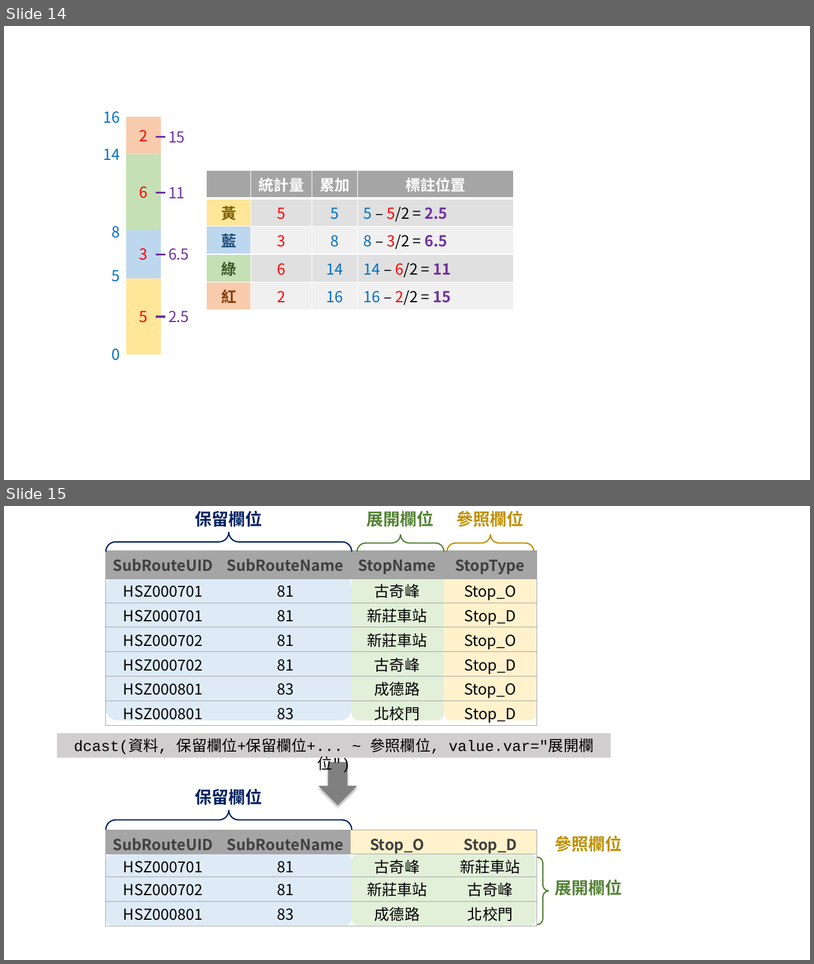
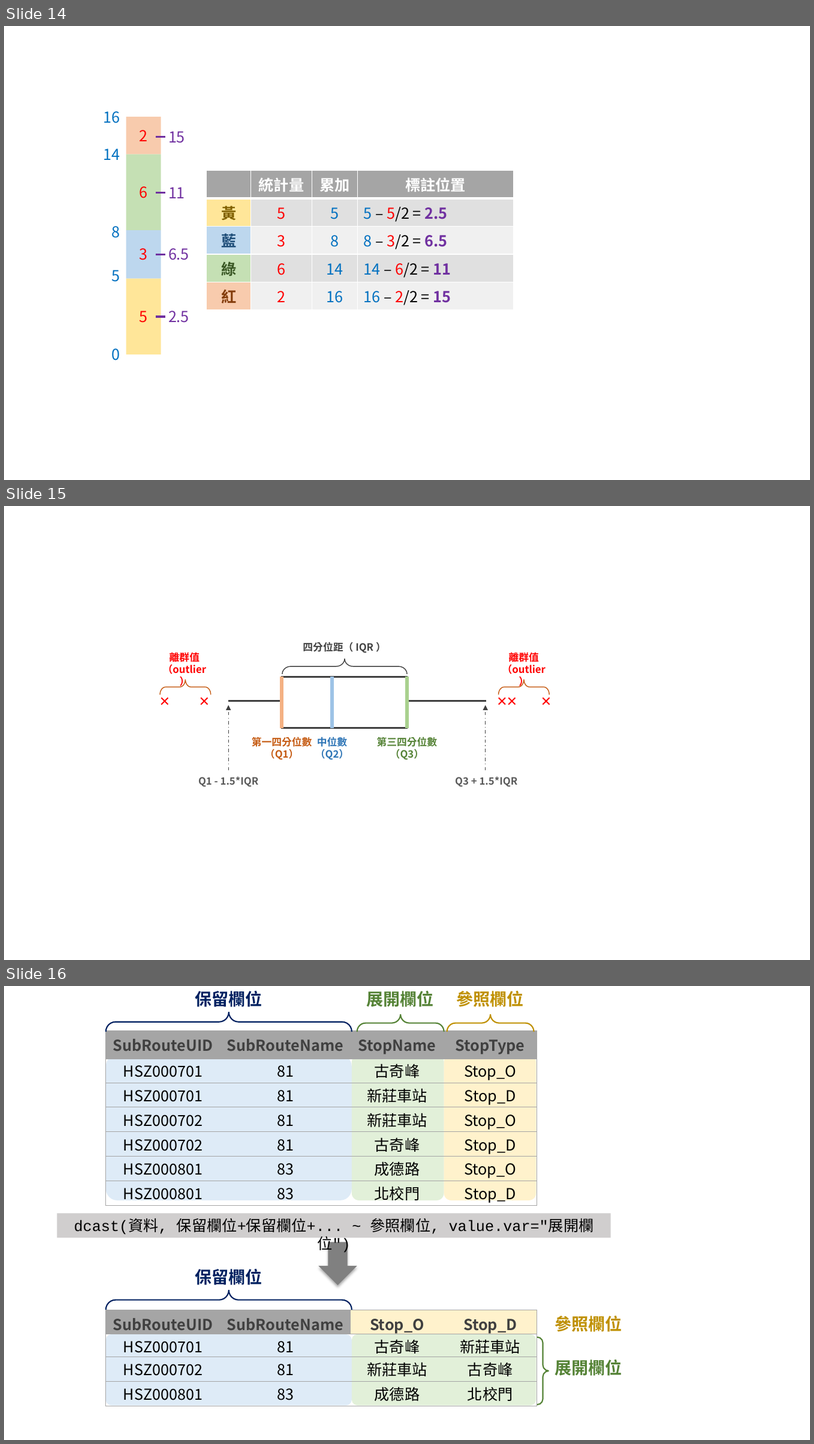
Before and after one commit to ChiaJung-Yeh/Transport-Analysis, a slide deck: figure/figure.pptx. Shown one above the other, each under a label of ours: slides 14 and 15 before the commit, slides 14, 15 and 16 after it. The pictures are 814x964 and 814x1444 pixels, drawn with LibreOffice and Linux fonts; fonts in the diff are those of the drawing. Boxes give left, top, right and bottom in pixels: in the first picture for what was removed or moved away, otherwise in the second. Text is boxed around its words. In the diff, an @@ line names an element or a change of style, - is before the commit and + after.

```diff
--- a/figure/figure.pptx
+++ b/figure/figure.pptx
@@ slide 15 added at (4,506,810,960), background #FFFFFF @@
@@ text added at (303,642,374,653), 12 pt, text #404040, bold @@
+四分位距（ IQR ）
@@ text added at (163,651,206,674), 12 pt, text #FF0000, bold @@
+離群值
+（outlier）
@@ left brace added at (282,659,407,674), outline #404040 1 pt @@
@@ text added at (503,651,546,674), 12 pt, text #FF0000, bold @@
+離群值
+（outlier）
@@ left brace added at (160,679,210,694), outline #C55A11 1 pt @@
@@ rectangle added at (282,676,408,728), outline #404040 2.25 pt @@
@@ line added from (282, 676) to (282, 728), #F4B183 4.5 pt @@
@@ line added from (332, 676) to (332, 728), #9DC3E6 4.5 pt @@
@@ line added from (333, 676) to (333, 728), #404040 2.25 pt @@
@@ line added from (408, 676) to (408, 728), #A9D18E 4.5 pt @@
@@ left brace added at (498,679,549,694), outline #C55A11 1 pt @@
@@ cross added at (158,695,171,708), fill #FF0000 @@
@@ cross added at (198,695,211,708), fill #FF0000 @@
@@ line added from (282, 701) to (228, 701), #404040 2.25 pt @@
@@ line added from (487, 701) to (408, 701), #404040 2.25 pt @@
@@ cross added at (496,695,509,708), fill #FF0000 @@
@@ cross added at (506,695,519,708), fill #FF0000 @@
@@ cross added at (540,695,552,708), fill #FF0000 @@
@@ arrow added from (228, 771) to (228, 705), #404040 1 pt dashed @@
@@ arrow added from (486, 771) to (486, 705), #404040 1 pt dashed @@
@@ text added at (252,736,312,760), 12 pt, text #C55A11, bold @@
+第一四分位數
+（Q1）
@@ text added at (315,736,349,760), 12 pt, text #2E75B6, bold @@
+中位數
+（Q2）
@@ text added at (377,736,438,760), 12 pt, text #548235, bold @@
+第三四分位數
+（Q3）
@@ text added at (198,776,259,787), 12 pt, text #595959, bold @@
+Q1 - 1.5*IQR
@@ text added at (455,776,518,787), 12 pt, text #595959, bold @@
+Q3 + 1.5*IQR
@@ what was slide 15 is now slide 16 @@
```
Also in this commit, not shown: 16 other files.
